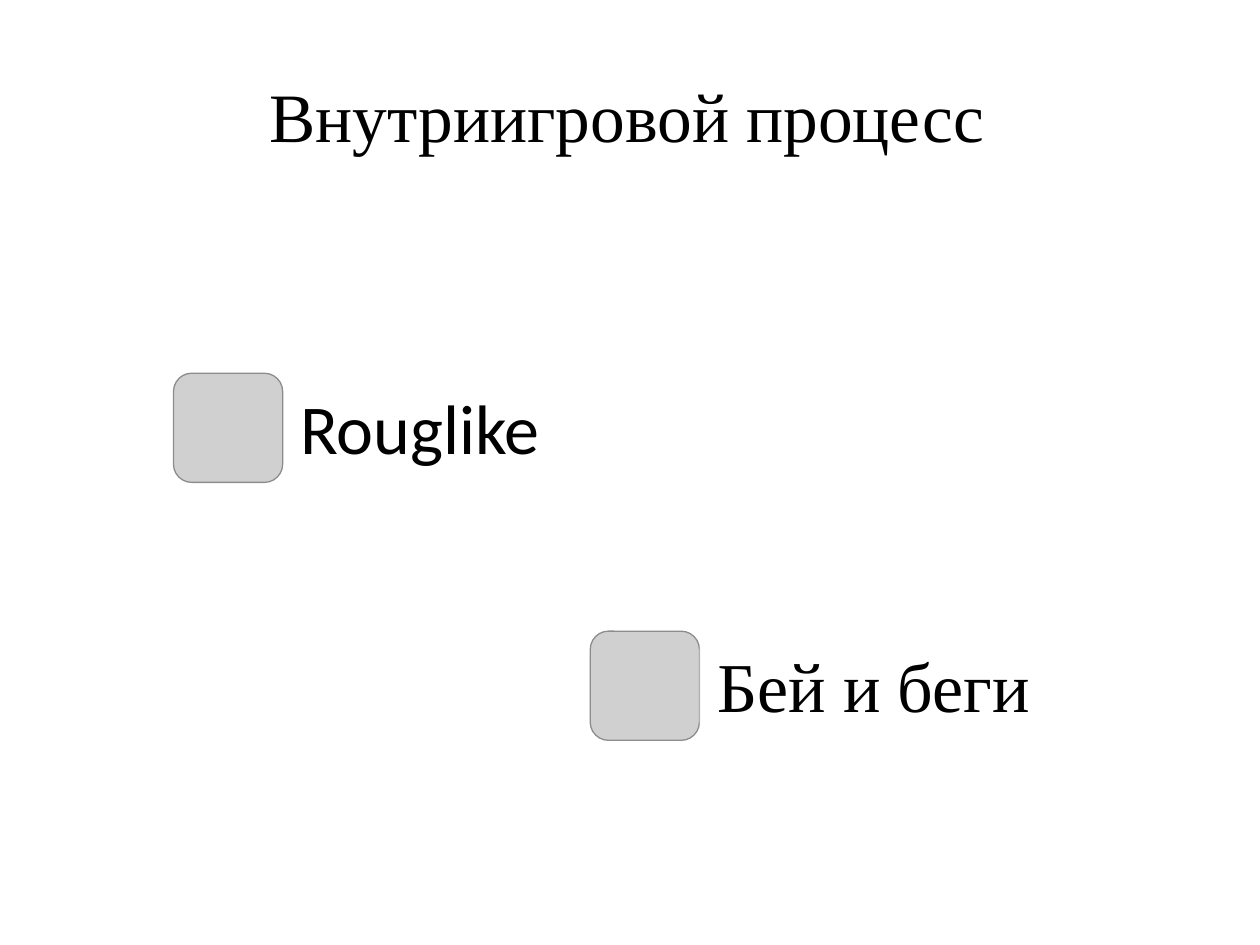
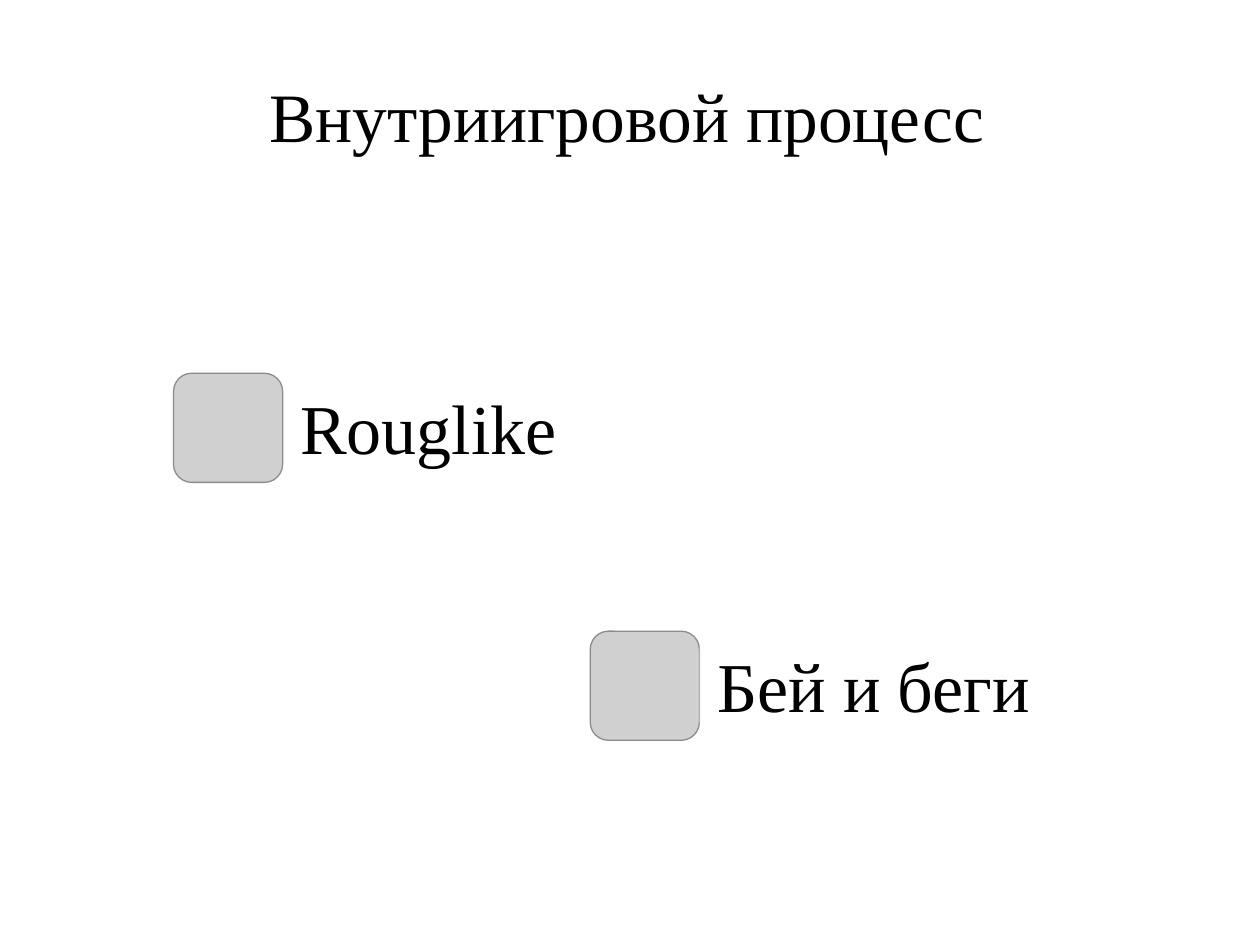
Before and after one commit to Arktoth/Cyber-Ravage, a slide deck: slide 7 of Cyber Ravage.pptx (slide 6 before the commit). Drawn at 1260x945 pixels with LibreOffice and Linux fonts; fonts in the diff are those of the drawing; grey boxes stand for pictures; background and template pictures are left out. Boxes give left, top, right and bottom in pixels: in the first picture for what was removed or moved away, otherwise in the second. Text is boxed around its words. In the diff, an @@ line names an element or a change of style, - is before the commit and + after.

Commit message:
def2

```diff
--- a/Cyber Ravage.pptx
+++ b/Cyber Ravage.pptx
@@ text "Rouglike" at <box>300,405,556,467</box>: font Calibri to Times New Roman @@
```
Also in this commit, not shown: 5 slides added.
